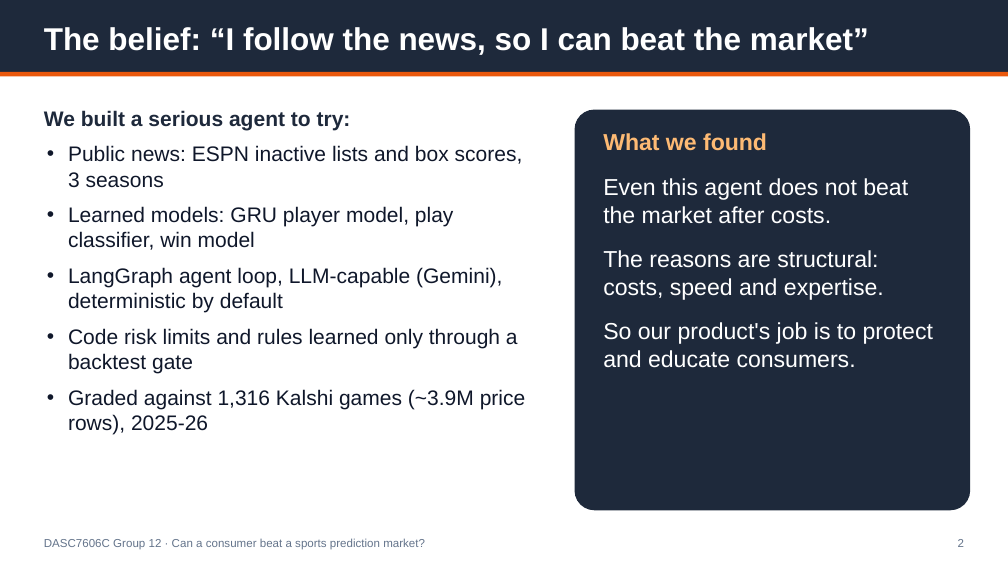
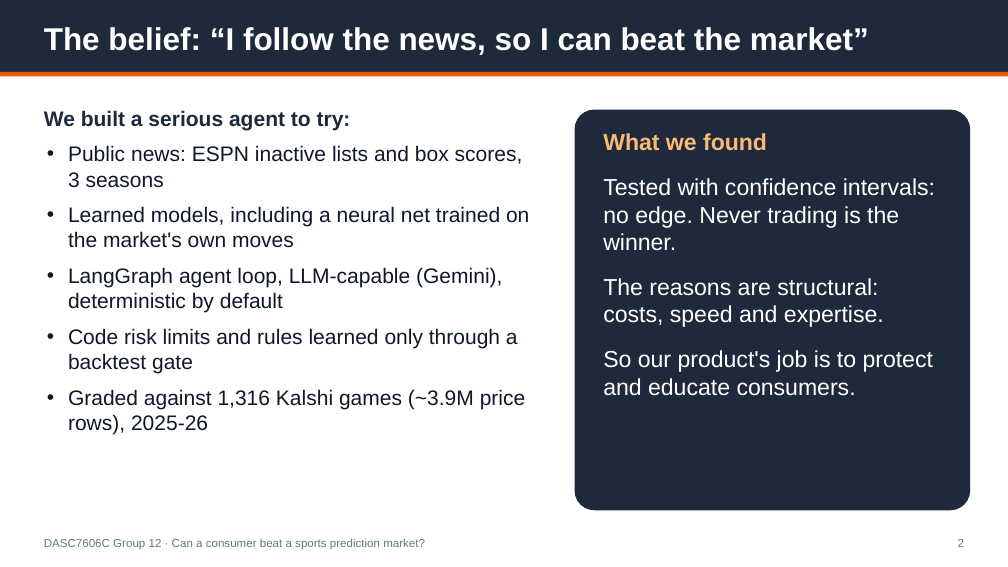
Before and after one commit to Michaelyzr/nba-agent, a slide deck: slide 2 of presentation/nba_agent_deck.pptx. Drawn at 1008x567 pixels with LibreOffice and Linux fonts; fonts in the diff are those of the drawing. Boxes give left, top, right and bottom in pixels: in the first picture for what was removed or moved away, otherwise in the second. Text is boxed around its words. In the diff, an @@ line names an element or a change of style, - is before the commit and + after.

```diff
--- a/presentation/nba_agent_deck.pptx
+++ b/presentation/nba_agent_deck.pptx
@@ text at (x1=603, y1=178, x2=935, y2=250): text changed @@
-Even this agent does not beat the market after costs.
+Tested with confidence intervals: no edge. Never trading is the winner.
@@ text at (x1=68, y1=206, x2=529, y2=248): text changed @@
-• Learned models: GRU player model, play classifier, win model
+• Learned models, including a neural net trained on the market's own moves
```
Also in this commit, not shown: 7 other slides changed, 2 slides added, 2 slides removed, 6 other files.
